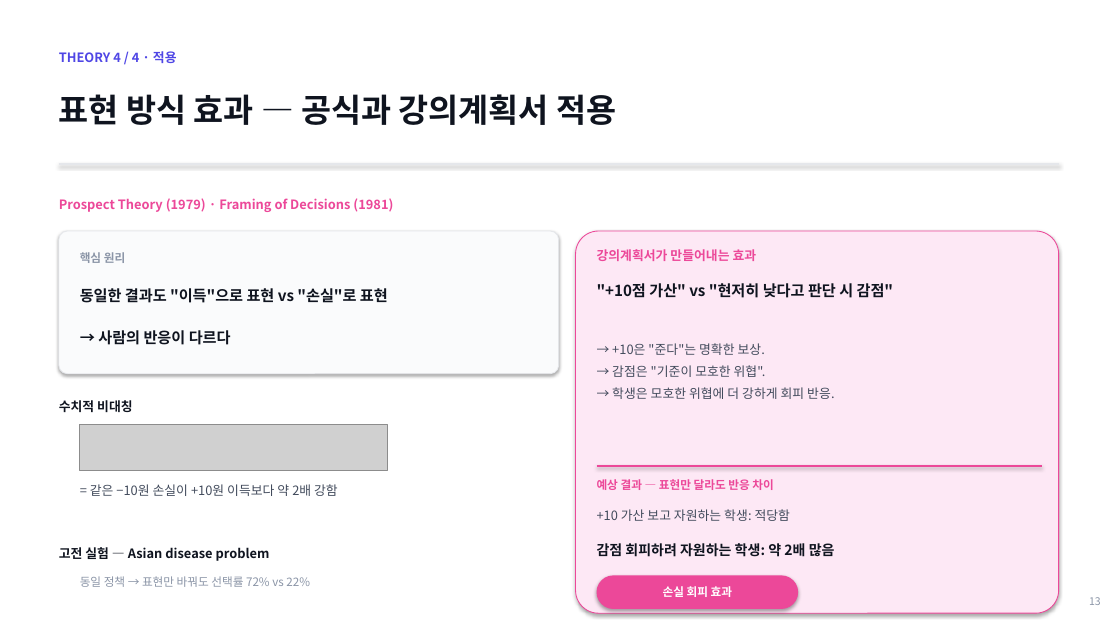
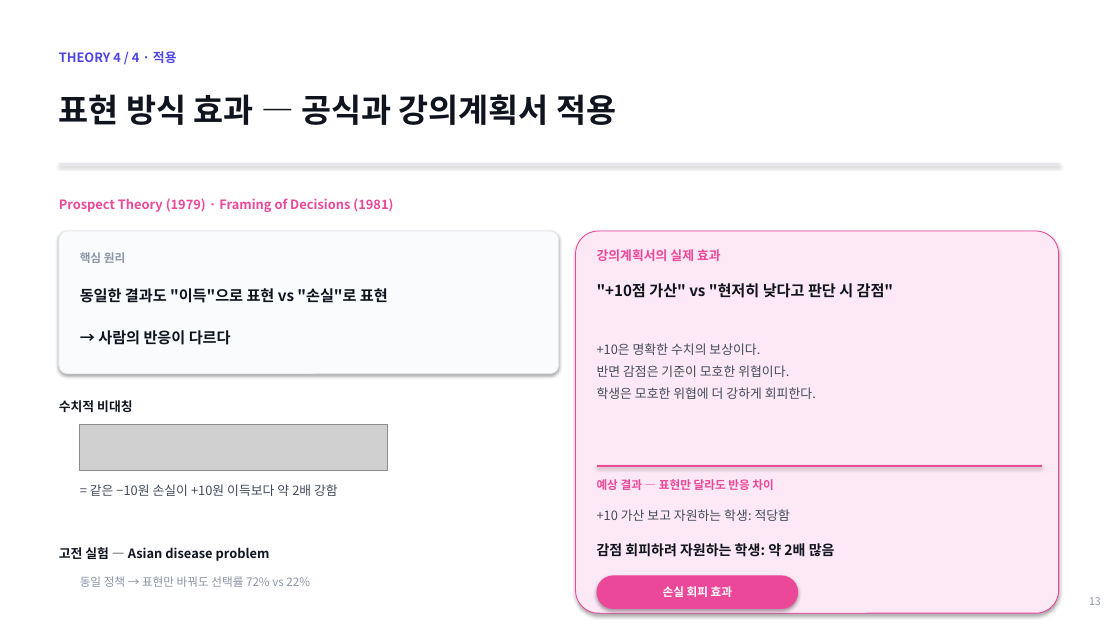
Before and after one commit to lshpy/imen315-syllabus-meta, a slide deck: slide 13 of team_project/kickoff_2026-05-11.pptx. Drawn at 1120x630 pixels with LibreOffice and Linux fonts; fonts in the diff are those of the drawing; grey boxes stand for pictures. Boxes give left, top, right and bottom in pixels: in the first picture for what was removed or moved away, otherwise in the second. Text is boxed around its words. In the diff, an @@ line names an element or a change of style, - is before the commit and + after.

```diff
--- a/team_project/kickoff_2026-05-11.pptx
+++ b/team_project/kickoff_2026-05-11.pptx
@@ text at (597, 249, 721, 261): text changed @@
-강의계획서가 만들어내는 효과
+강의계획서의 실제 효과
@@ text at (597, 343, 816, 399): text changed @@
-→ +10은 "준다"는 명확한 보상.
-→ 감점은 "기준이 모호한 위협".
-→ 학생은 모호한 위협에 더 강하게 회피 반응.
++10은 명확한 수치의 보상이다.
+반면 감점은 기준이 모호한 위협이다.
+학생은 모호한 위협에 더 강하게 회피한다.
```
Also in this commit, not shown: 9 other slides changed, 1 slide added, 1 slide removed, 1 other file.
